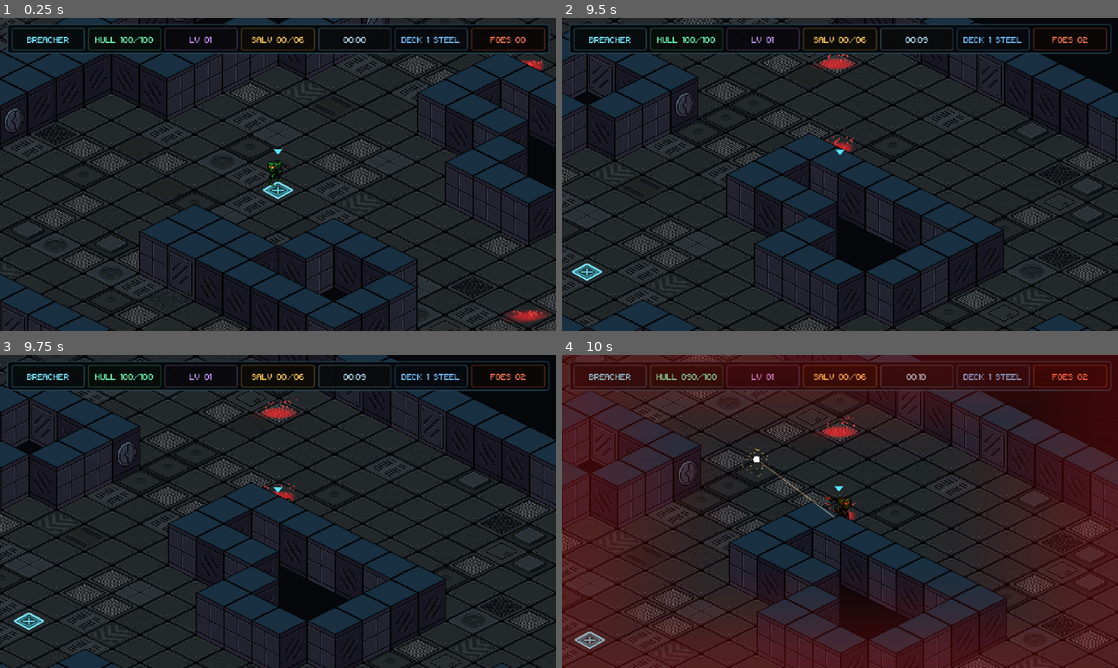
Above: before the commit, frames 1-4 (two rows, left to right).
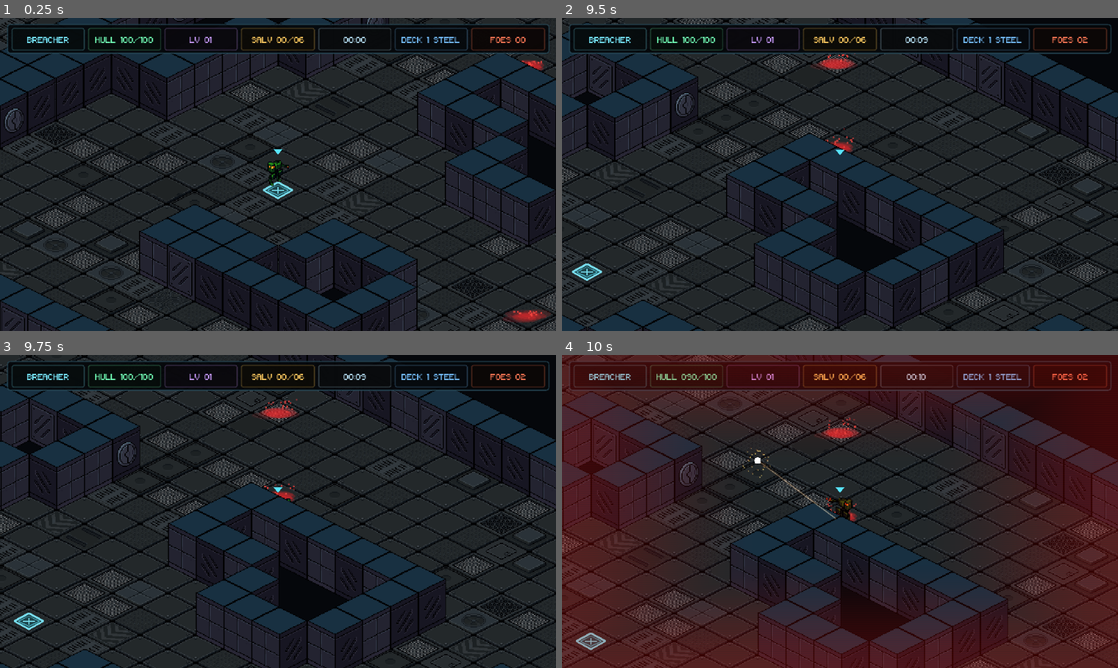
Above: after the commit, the same moments.

Repository: Tekknobot/spacehaul
Game: Godot game, scene res://Scenes/main.tscn
Same seed, same stepped clock (60 frames per second), same inputs: the game is played once before the commit and once after it.
Inputs (mouse positions are in pixels of both pictures, inside the frame that each line leads up to):
- Up to frame 1 (0.25 s): no input
- Up to frame 2 (9.5 s): tap Enter at 0.5 s; move the mouse to (812, 237) at 0.52 s; hold Shift (run) 0.53-1.28 s; hold W (move_up) 0.53-2.03 s; click (812, 237) at 0.67 s; move the mouse to (1006, 221) at 1.27 s; tap Space (dash) at 1.35 s; tap Shift (run) at 1.55, 3.05, 4.55, 5.85, 7.55, 9.05 s; move the mouse to (673, 127) at 2.02 s; hold Shift (run) 2.03-2.78 s; hold A (move_left) 2.03-3.53 s; tap K (death_test) at 2.1 s; tap R (respawn) at 2.75, 8.75 s; move the mouse to (867, 174) at 2.77 s; tap H (hurt_test) at 2.85 s; click (867, 174) at 2.92 s; move the mouse to (756, 96) at 3.52 s; hold S (move_down) 3.53-4.28 s; hold Shift (run) 3.53-4.28 s; tap E (interact) at 3.6 s; move the mouse to (962, 158) at 4.27 s; hold D (move_right) 4.28-5.03 s; tap Q (pickup) at 4.35 s; move the mouse to (728, 190) at 5.02 s; hold W (move_up) 5.03-5.78 s; hold Shift (run) 5.03-5.78 s; tap G (regenerate_level) at 5.1 s; click (728, 190) at 5.17 s; move the mouse to (895, 105) at 5.77 s; hold D (move_right) 5.78-8.03 s; move the mouse to (812, 237) at 6.52 s; hold Shift (run) 6.53-7.28 s; right-click (812, 237) at 6.6 s; move the mouse to (1006, 221) at 7.27 s; click (1006, 221) at 7.35 s; move the mouse to (673, 127) at 8.02 s; hold S (move_down) 8.03-8.78 s; hold Shift (run) 8.03-8.78 s; tap F (tool) at 8.1 s; move the mouse to (867, 174) at 8.77 s; hold A (move_left) from 8.78 s (still down); tap 1 at 8.85 s
- Up to frame 3 (9.75 s): tap R (respawn) at 9.5 s; move the mouse to (194, 433) at 9.52 s; release A (move_left) at 9.53 s; hold W (move_up) from 9.53 s (still down); hold Shift (run) from 9.53 s (still down); tap 2 at 9.6 s; click (194, 433) at 9.67 s
- Up to frame 4 (10 s): keep holding W (move_up); keep holding Shift (run)

Frames 1-3 are identical in both runs. In frame 4, 12% of the frame differs, in the area x 0-100%, y 0-100%.

Commit message:
Special ability changes.

Diff:
--- a/Scripts/procedural_deck.gd
+++ b/Scripts/procedural_deck.gd
@@ -35,10 +35,28 @@
 
 const DECK_PALETTE_SHADER: Shader = preload("res://Shaders/deck_palette.gdshader")
 const HAZARD_GAS_SCRIPT: GDScript = preload("res://Scripts/hazard_gas.gd")
+# Walls are authored in deck pairs. The current five-deck run uses the first
+# ten textures in order: 1-2, 3-4, 5-6, 7-8, 9-10. Additional wall art is
+# preloaded and reserved for future decks or special-room variants.
 const WALL_TEXTURES: Array[Texture2D] = [
 	preload("res://Sprites/Tiles/WallTiles/wall_1.png"),
 	preload("res://Sprites/Tiles/WallTiles/wall_2.png"),
+	preload("res://Sprites/Tiles/WallTiles/wall_3.png"),
+	preload("res://Sprites/Tiles/WallTiles/wall_4.png"),
+	preload("res://Sprites/Tiles/WallTiles/wall_5.png"),
+	preload("res://Sprites/Tiles/WallTiles/wall_6.png"),
+	preload("res://Sprites/Tiles/WallTiles/wall_7.png"),
+	preload("res://Sprites/Tiles/WallTiles/wall_8.png"),
+	preload("res://Sprites/Tiles/WallTiles/wall_9.png"),
+	preload("res://Sprites/Tiles/WallTiles/wall_10.png"),
+	preload("res://Sprites/Tiles/WallTiles/wall_11.png"),
+	preload("res://Sprites/Tiles/WallTiles/wall_12.png"),
+	preload("res://Sprites/Tiles/WallTiles/wall_13.png"),
+	preload("res://Sprites/Tiles/WallTiles/wall_14.png"),
+	preload("res://Sprites/Tiles/WallTiles/wall_15.png"),
+	preload("res://Sprites/Tiles/WallTiles/wall_16.png"),
 ]
+const WALLS_PER_DECK := 2
 
 # Five environment grades sampled from the palette references supplied for the
 # authored SpaceMECHA floor, hazard, light and wall art. Deck 1 keeps the
@@ -54,7 +72,7 @@
 		],
 	},
 	{
-		"name": "INDUSTRIAL",
+		"name": "MOTOR",
 		"colors": [
 			Color8(0, 1, 4), Color8(13, 16, 19), Color8(28, 34, 50),
 			Color8(85, 67, 17), Color8(114, 105, 66), Color8(226, 207, 128),
@@ -470,10 +488,15 @@
 	block.z_index = clampi(int(round(center.y)), -3000, 3000)
 	_wall_visual_root.add_child(block)
 
-	# The supplied wall art is 64x64. Positioning the texture so its bottom
-	# lands on the bottom point of the 64x32 floor diamond preserves the same
-	# visual envelope as the original 30px procedural wall extrusion.
-	var texture := WALL_TEXTURES[1] if _rng.randf() < wall_vent_chance else WALL_TEXTURES[0]
+	# Each deck owns a dedicated pair of authored walls. The first texture in
+	# the pair is the common structural wall; the second is the detail variant.
+	# This keeps wall identity stable within a deck instead of drawing from the
+	# entire wall library at random.
+	var pair_start := _wall_pair_start_index()
+	var common_texture := WALL_TEXTURES[pair_start]
+	var detail_texture := WALL_TEXTURES[pair_start + 1]
+	var texture := detail_texture if _rng.randf() < wall_vent_chance else common_texture
+
 	var sprite := Sprite2D.new()
 	sprite.texture = texture
 	sprite.texture_filter = CanvasItem.TEXTURE_FILTER_NEAREST
@@ -482,11 +505,22 @@
 	sprite.centered = true
 	sprite.position = Vector2(0.0, tile_height * 0.5 - texture.get_height() * 0.5)
 
-	# Mirroring the common wall panel adds variation without resampling it.
-	if texture == WALL_TEXTURES[0] and _rng.randf() < 0.5:
+	# Mirroring only the common wall gives repetition some variation without
+	# flipping distinctive authored details such as doors, terminals, or pipes.
+	if texture == common_texture and _rng.randf() < 0.5:
 		sprite.flip_h = true
 
 	block.add_child(sprite)
+
+func _wall_pair_start_index() -> int:
+	if WALL_TEXTURES.size() < WALLS_PER_DECK:
+		return 0
+
+	# Deck palette index is zero based. With five current decks this resolves to
+	# 0, 2, 4, 6, 8 and therefore wall pairs 1-2 through 9-10.
+	var pair_count := maxi(1, int(WALL_TEXTURES.size() / WALLS_PER_DECK))
+	var deck_pair := _deck_palette_index % pair_count
+	return clampi(deck_pair * WALLS_PER_DECK, 0, WALL_TEXTURES.size() - WALLS_PER_DECK)
 
 func _rebuild_hazards() -> void:
 	_clear_children(hazard_root)
--- a/Scripts/special_ability_effect.gd
+++ b/Scripts/special_ability_effect.gd
@@ -387,23 +387,61 @@
 
 	return live_dest
 
-func _nearest_enemy_to_aim(aim_point: Vector2, lock_radius: float, max_owner_range: float) -> Node2D:
-	var best: Node2D
-	var best_distance_sq := lock_radius * lock_radius
+func _nearest_unused_enemy(
+	aim_point: Vector2,
+	search_radius: float,
+	max_owner_range: float,
+	excluded_ids: Dictionary
+) -> Node2D:
+	var best: Node2D = null
+	var best_distance_sq := search_radius * search_radius
+
 	for node in get_tree().get_nodes_in_group("enemies"):
 		var enemy := node as Node2D
-		if enemy == null or not is_instance_valid(enemy) or not enemy.is_inside_tree():
-			continue
+
+		if enemy == null:
+			continue
+
+		if not is_instance_valid(enemy):
+			continue
+
+		if not enemy.is_inside_tree():
+			continue
+
+		var enemy_id := enemy.get_instance_id()
+
+		if excluded_ids.has(enemy_id):
+			continue
+
 		var collision_body := enemy as CollisionObject2D
+
 		if collision_body != null and collision_body.collision_layer == 0:
 			continue
+
 		if owner_center.distance_to(enemy.global_position) > max_owner_range:
 			continue
-		var distance_sq := aim_point.distance_squared_to(enemy.global_position)
+
+		var distance_sq := aim_point.distance_squared_to(
+			enemy.global_position
+		)
+
 		if distance_sq <= best_distance_sq:
 			best_distance_sq = distance_sq
 			best = enemy
+
 	return best
+
+func _nearest_enemy_to_aim(
+	aim_point: Vector2,
+	search_radius: float,
+	max_owner_range: float
+) -> Node2D:
+	return _nearest_unused_enemy(
+		aim_point,
+		search_radius,
+		max_owner_range,
+		{}
+	)
 
 func _show_target_lock(at: Vector2, core: Color, glow: Color) -> void:
 	# A tiny 1px reticle confirms that an arcing weapon acquired the enemy nearest
@@ -580,6 +618,7 @@
 			Color(1.5, 0.35, 0.08, 1.0)
 		)
 
+	# Main mortar shell follows the enemy originally acquired near the cursor.
 	dest = await _arc_shot_from(
 		origin,
 		dest,
@@ -593,14 +632,33 @@
 
 	var shards := 4 + tier * 2
 	var shard_radius := 32.0 + float(tier) * 5.0
+	var used_targets: Dictionary = {}
+
+	# Prefer other nearby enemies for the follow-up shrapnel.
+	if locked_target != null and is_instance_valid(locked_target):
+		used_targets[locked_target.get_instance_id()] = true
 
 	for i in range(shards):
-		var angle := TAU * float(i) / float(shards)
-
-		var end := (
-			dest
-			+ Vector2(cos(angle), sin(angle)) * shard_radius
-		).round()
+		var end := Vector2.ZERO
+
+		var shard_target := _nearest_unused_enemy_from_point(
+			dest,
+			shard_radius,
+			used_targets
+		)
+
+		if shard_target != null and is_instance_valid(shard_target):
+			var shard_target_id := shard_target.get_instance_id()
+			used_targets[shard_target_id] = true
+			end = shard_target.global_position.round()
+		else:
+			# Once unique nearby enemies are exhausted, keep the remaining
+			# shrapnel useful by falling back to a radial scatter.
+			var angle := TAU * float(i) / float(maxi(1, shards))
+			end = (
+				dest
+				+ Vector2(cos(angle), sin(angle)) * shard_radius
+			).round()
 
 		var shrapnel := _line(
 			dest,
@@ -623,7 +681,13 @@
 			8.0
 		)
 
-		_fade_free(shrapnel, 0.12)
+		_fade_free(
+			shrapnel,
+			0.12
+		)
+
+		# Tiny cadence makes the shrapnel read as a cascading burst.
+		await _sleep(0.018)
 
 	if tier >= 3:
 		await _sleep(0.10)
@@ -635,6 +699,47 @@
 			24.0,
 			24.0
 		)
+
+
+func _nearest_unused_enemy_from_point(
+	search_center: Vector2,
+	search_radius: float,
+	excluded_ids: Dictionary
+) -> Node2D:
+	var best: Node2D = null
+	var best_distance_sq := search_radius * search_radius
+
+	for node in get_tree().get_nodes_in_group("enemies"):
+		var enemy := node as Node2D
+
+		if enemy == null:
+			continue
+
+		if not is_instance_valid(enemy):
+			continue
+
+		if not enemy.is_inside_tree():
+			continue
+
+		var enemy_id := enemy.get_instance_id()
+
+		if excluded_ids.has(enemy_id):
+			continue
+
+		var collision_body := enemy as CollisionObject2D
+
+		if collision_body != null and collision_body.collision_layer == 0:
+			continue
+
+		var distance_sq := search_center.distance_squared_to(
+			enemy.global_position
+		)
+
+		if distance_sq <= best_distance_sq:
+			best_distance_sq = distance_sq
+			best = enemy
+
+	return best
 
 # M3 SECONDARY: ORBITAL RAIN
 func _m3_orbital_rain() -> void:
@@ -728,48 +833,75 @@
 	var tier := primary_tier
 	var missile_count := 3 + tier
 	var max_range := 275.0 + float(tier) * 12.0
-
-	var locked_target := _nearest_enemy_to_aim(
+	var secondary_lock_radius := 110.0 + float(tier) * 14.0
+
+	var first_target := _nearest_enemy_to_aim(
 		target,
 		84.0,
 		max_range
 	)
 
-	var tracking_target_id := 0
-	var center_point := _target_clamped(max_range)
-
-	if locked_target != null and is_instance_valid(locked_target):
-		tracking_target_id = locked_target.get_instance_id()
-		center_point = locked_target.global_position.round()
+	var primary_target_position := _target_clamped(max_range)
+	var used_targets: Dictionary = {}
+
+	if first_target != null and is_instance_valid(first_target):
+		primary_target_position = first_target.global_position.round()
+		used_targets[first_target.get_instance_id()] = true
 
 		_show_target_lock(
-			center_point,
+			primary_target_position,
 			Color(1.6, 2.9, 3.35, 1.0),
 			Color(0.2, 0.85, 1.55, 1.0)
 		)
 
 	for i in range(missile_count):
-		var dest := center_point
-
-		# No target lock:
-		# retain the small ground-target spread.
-		if tracking_target_id == 0:
-			var angle := (
-				TAU
-				* float(i)
-				/ float(maxi(1, missile_count))
+		var selected_enemy: Node2D = null
+		var tracking_target_id := 0
+		var dest := primary_target_position
+
+		if i == 0:
+			# The first missile honors the enemy nearest the player's aim.
+			if first_target != null and is_instance_valid(first_target):
+				selected_enemy = first_target
+		else:
+			# Following missiles prefer different enemies near the first target.
+			selected_enemy = _nearest_unused_enemy(
+				primary_target_position,
+				secondary_lock_radius,
+				max_range,
+				used_targets
 			)
 
-			var offset_radius := (
-				0.0
-				if i == 0
-				else 5.0 + float(tier)
-			)
-
-			dest += (
-				Vector2(cos(angle), sin(angle))
-				* offset_radius
-			)
+			# If the local cluster is exhausted, widen the search while still
+			# preventing duplicate locks where another valid enemy exists.
+			if selected_enemy == null:
+				selected_enemy = _nearest_unused_enemy(
+					primary_target_position,
+					max_range,
+					max_range,
+					used_targets
+				)
+
+		if selected_enemy != null and is_instance_valid(selected_enemy):
+			tracking_target_id = selected_enemy.get_instance_id()
+			used_targets[tracking_target_id] = true
+			dest = selected_enemy.global_position.round()
+
+			if i > 0:
+				_show_target_lock(
+					dest,
+					Color(1.15, 2.5, 3.15, 0.82),
+					Color(0.15, 0.65, 1.35, 0.65)
+				)
+		else:
+			# No unused enemy is available. Spread remaining missiles around
+			# the primary impact point instead of stacking the same location.
+			var angle := TAU * float(i) / float(maxi(1, missile_count))
+			var offset_radius := 0.0 if i == 0 else 6.0 + float(tier) * 2.0 + float(i % 2) * 4.0
+			dest = (
+				primary_target_position
+				+ Vector2(cos(angle), sin(angle)) * offset_radius
+			).round()
 
 		await _arc_shot_from(
 			origin,
Not shown, changed: .DS_Store
Not shown, added: DECK_WALL_PAIRING.md
Not shown, changed: Sprites/.DS_Store
Not shown, changed: Sprites/Tiles/.DS_Store
